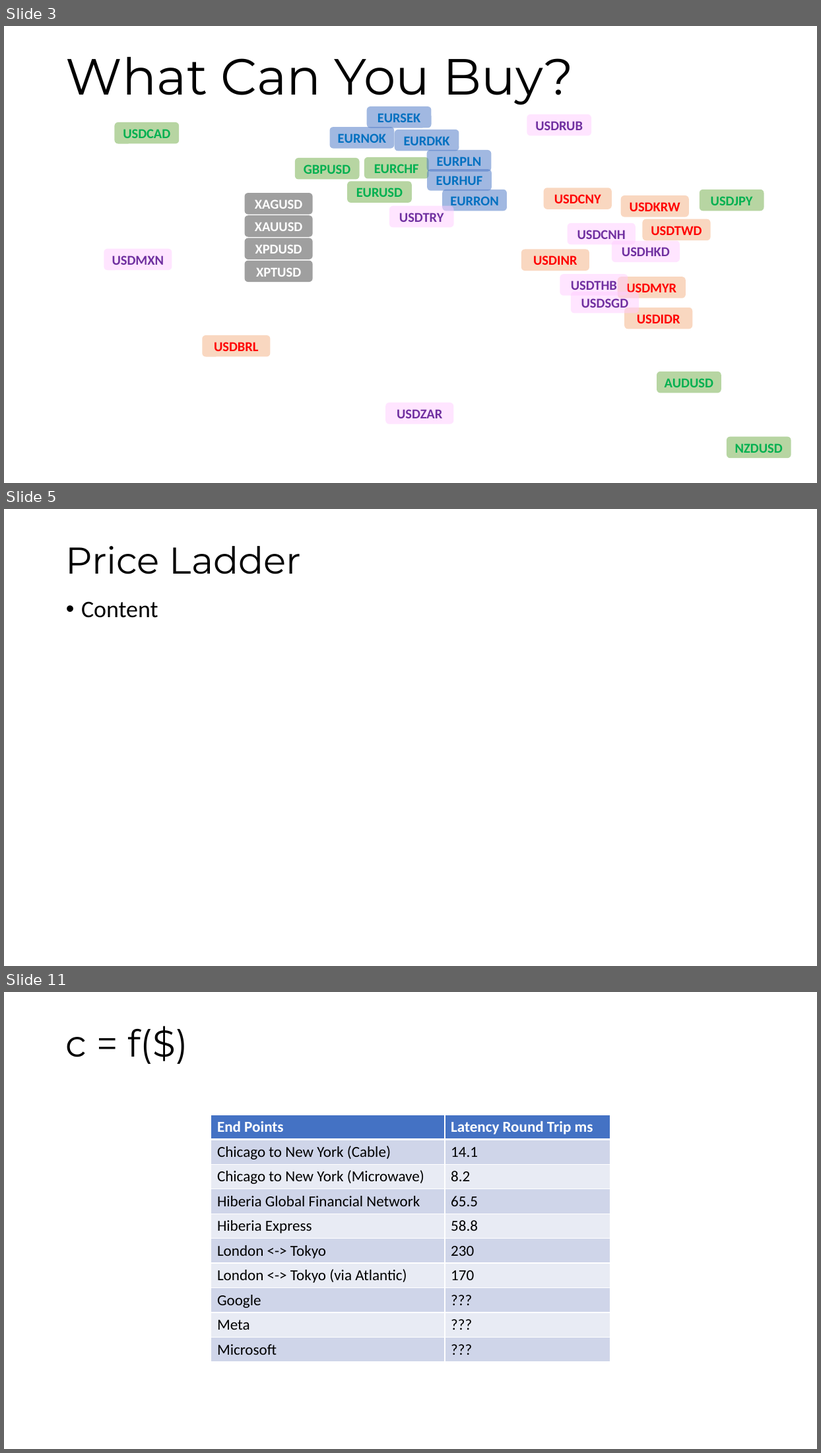
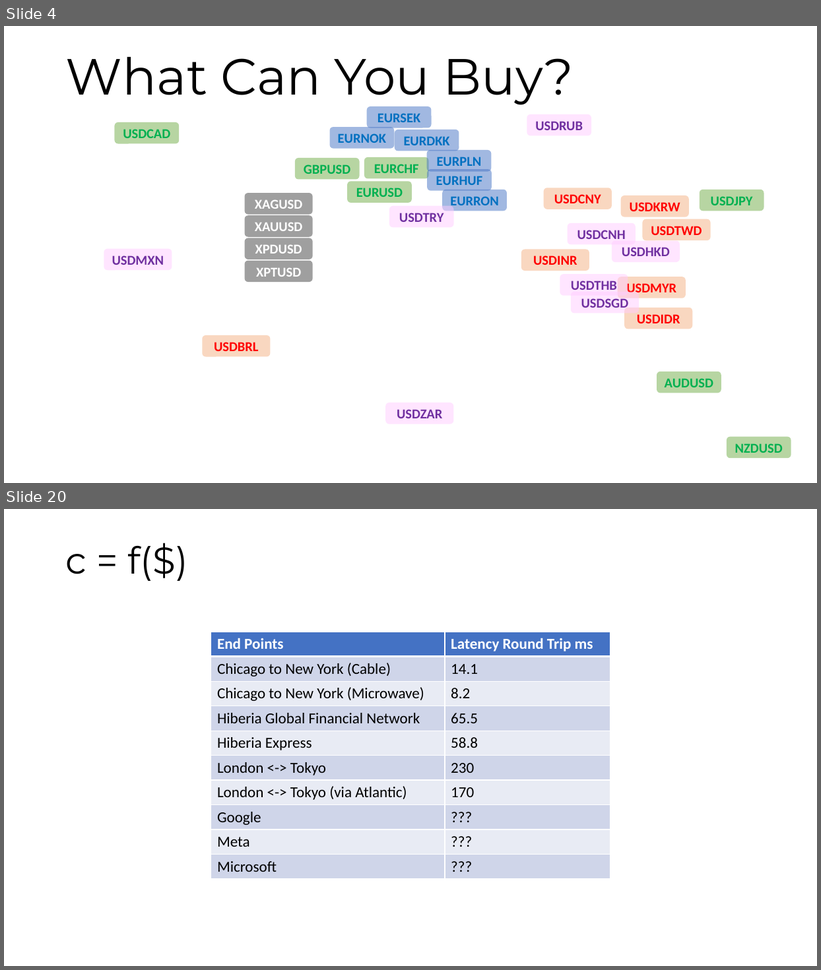
Before and after one commit to maatt4code/PicsAndStuff, a slide deck: Presentation/FXMM.pptx. Shown one above the other, each under a label of ours: slides 3, 5 and 11 before the commit, slides 4 and 20 after it; the slides between them are not shown. The pictures are 821x1453 and 821x970 pixels, drawn with LibreOffice and Linux fonts; fonts in the diff are those of the drawing; background and template pictures are left out. Boxes give left, top, right and bottom in pixels: in the first picture for what was removed or moved away, otherwise in the second. Text is boxed around its words. In the diff, an @@ line names an element or a change of style, - is before the commit and + after.

```diff
--- a/Presentation/FXMM.pptx
+++ b/Presentation/FXMM.pptx
@@ slide 5 removed at [4, 509, 817, 966], background #FFFFFF @@
@@ title removed at [66, 546, 302, 574] @@
-Price Ladder
@@ text removed at [81, 601, 158, 618] @@
-• Content
@@ what was slide 3 is now slide 4 @@
@@ what was slide 11 is now slide 20 @@
```
Also in this commit, not shown: 5 slides changed, 14 slides added, 2 other slides removed, 12 other files.
